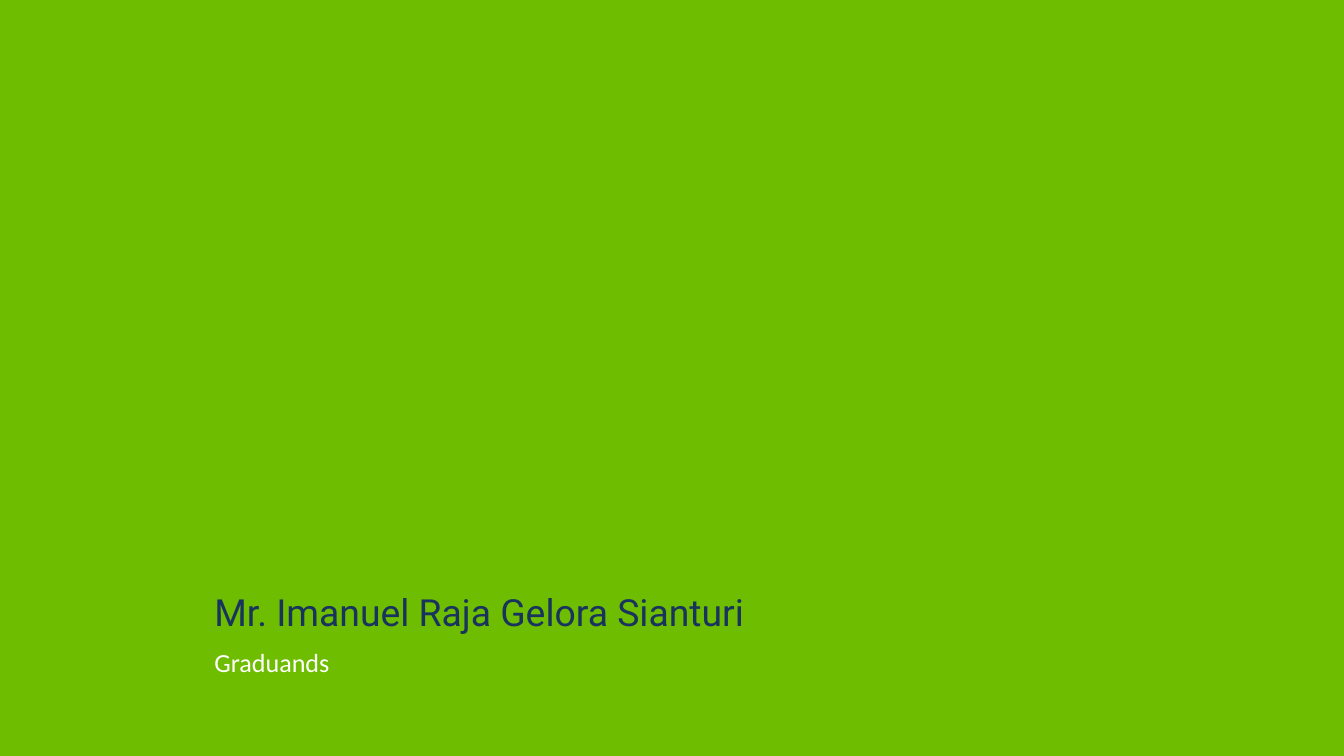
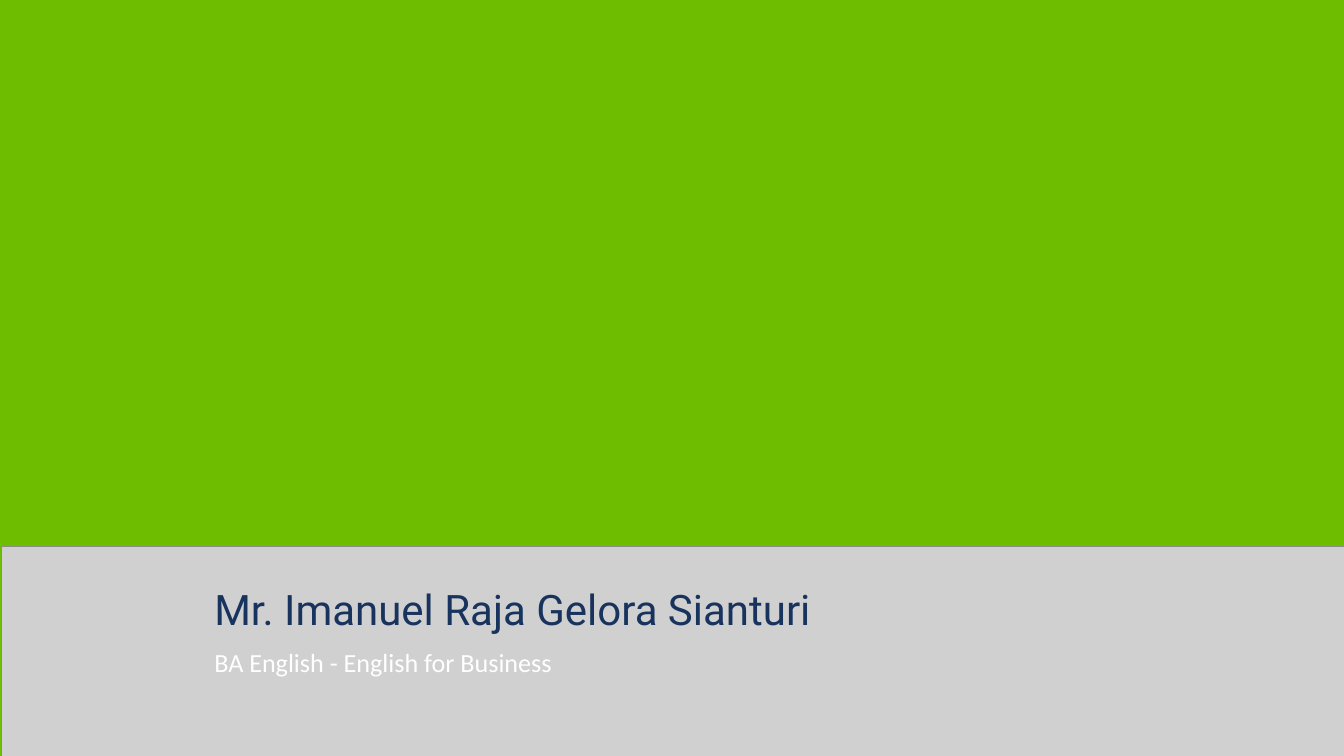
Before and after one commit to p-e-koko/excel_to_lowerthird, a slide deck: slide 12 of lowerthirds.pptx. Drawn at 1344x756 pixels with LibreOffice and Linux fonts; fonts in the diff are those of the drawing; grey boxes stand for pictures; background and template pictures are left out. Boxes give left, top, right and bottom in pixels: in the first picture for what was removed or moved away, otherwise in the second. Text is boxed around its words. In the diff, an @@ line names an element or a change of style, - is before the commit and + after.

```diff
--- a/lowerthirds.pptx
+++ b/lowerthirds.pptx
@@ picture added at (x1=1, y1=546, x2=1344, y2=756) @@
@@ text "Mr. Imanuel Raja Gelora Sianturi" at (x1=214, y1=593, x2=810, y2=634): size 40 to 45 pt @@
@@ text at (x1=214, y1=654, x2=551, y2=676): text changed @@
-Graduands
+BA English - English for Business
```
Also in this commit, not shown: 202 other slides changed, 2 slides added, 2 slides removed, 3 other files.
